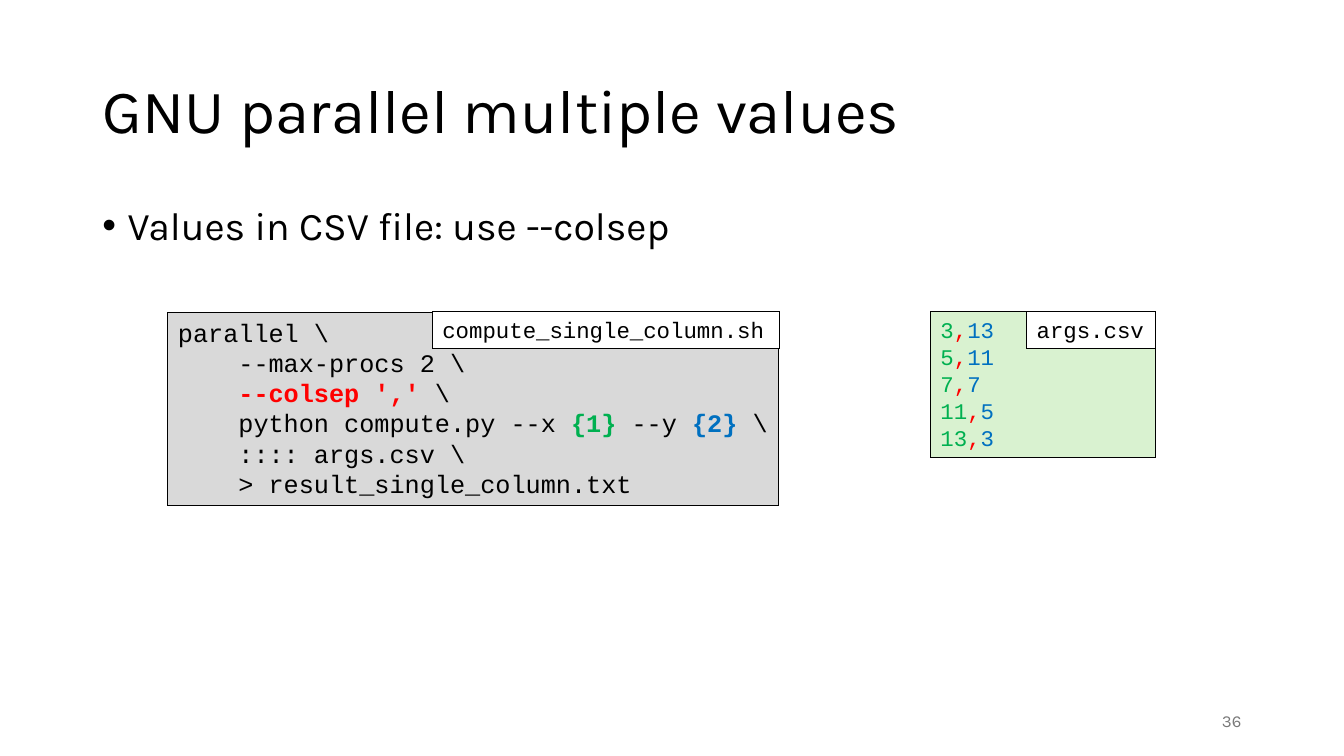
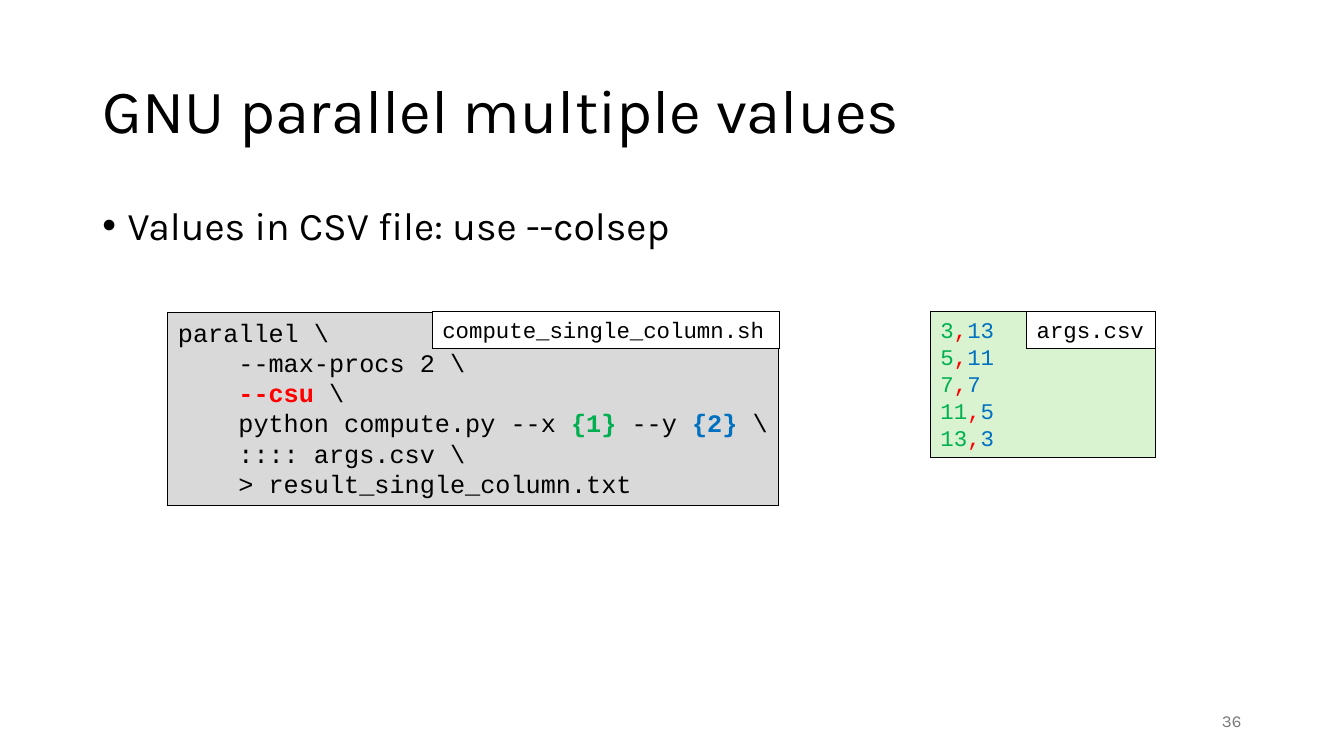
Before and after one commit to gjbex/Workflows-for-HPC, a slide deck: slide 36 of workflow_for_HPC.pptx. Drawn at 1344x756 pixels with LibreOffice and Linux fonts; fonts in the diff are those of the drawing. Boxes give left, top, right and bottom in pixels: in the first picture for what was removed or moved away, otherwise in the second. Text is boxed around its words. In the diff, an @@ line names an element or a change of style, - is before the commit and + after.

Commit message:
Show --csv option for GNU parallel

```diff
--- a/workflow_for_HPC.pptx
+++ b/workflow_for_HPC.pptx
@@ text in rectangle at (238, 388, 314, 403): text changed @@
---colsep ',' \
+--csu \
```
